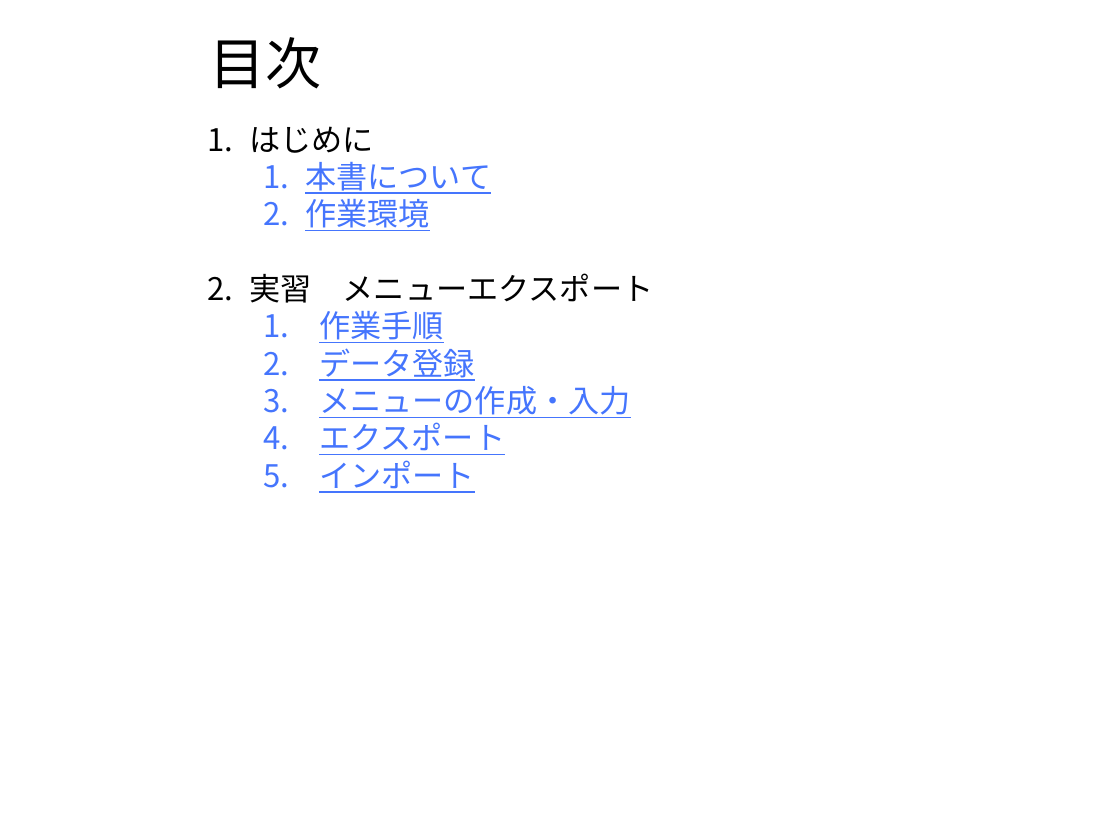
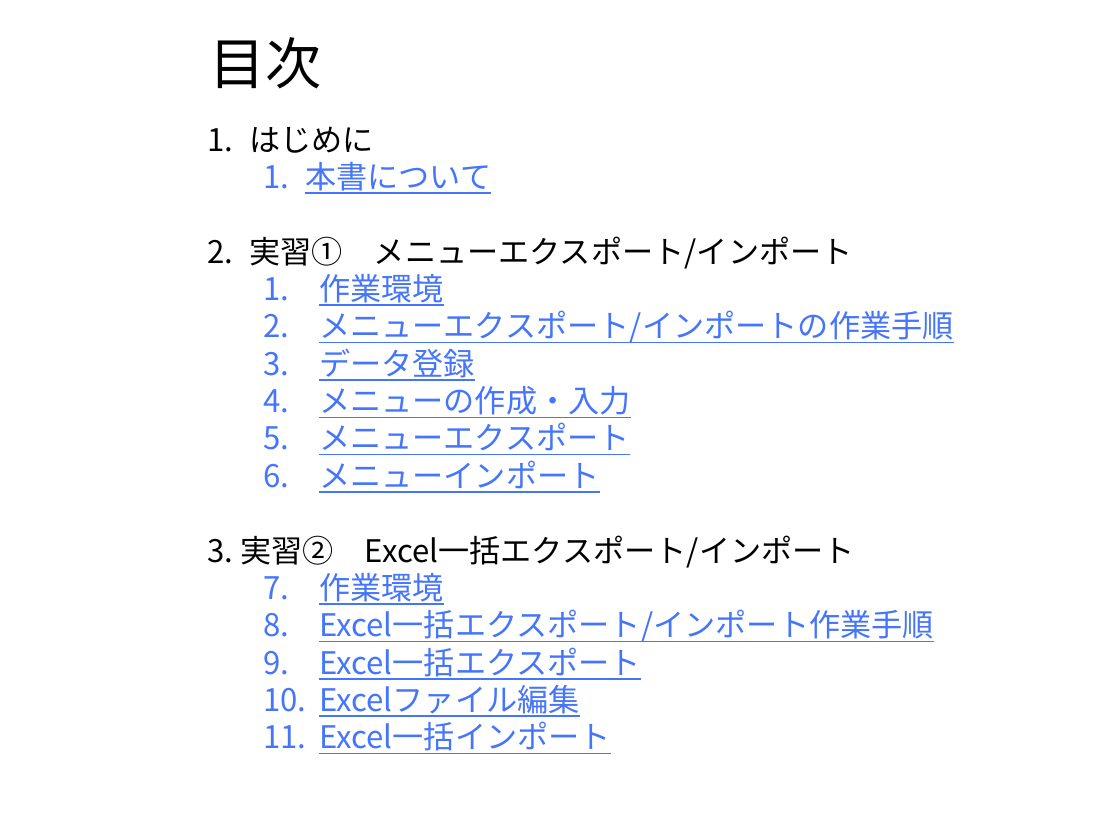
Before and after one commit to exastro-suite/it-automation-docs, a slide deck: slide 2 of asset/Learn_ja/ITA-export-import_ja_practice.pptx. Drawn at 1120x840 pixels with LibreOffice and Linux fonts; fonts in the diff are those of the drawing; background and template pictures are left out. Boxes give left, top, right and bottom in pixels: in the first picture for what was removed or moved away, otherwise in the second. Text is boxed around its words. In the diff, an @@ line names an element or a change of style, - is before the commit and + after.

```diff
--- a/asset/Learn_ja/ITA-export-import_ja_practice.pptx
+++ b/asset/Learn_ja/ITA-export-import_ja_practice.pptx
@@ text at (x1=249, y1=236, x2=853, y2=269): paragraph added @@
+2. 実習① メニューエクスポート/インポート
@@ text at (x1=319, y1=274, x2=444, y2=306): indent changed @@
@@ text at (x1=319, y1=310, x2=954, y2=343): text changed; text colour #000000 to #4575FD @@
-2. 実習 メニューエクスポート
-  1. 作業手順
+  2. メニューエクスポート/インポートの作業手順
@@ text at (x1=207, y1=422, x2=934, y2=754): text changed @@
-  4. エクスポート
-  5. インポート
+  5. メニューエクスポート
+  6. メニューインポート
+3. 実習② Excel一括エクスポート/インポート
+  1. 作業環境
+  2. Excel一括エクスポート/インポート作業手順
+  3. Excel一括エクスポート
+  4. Excelファイル編集
+  5. Excel一括インポート
```
Also in this commit, not shown: 15 other slides changed, 12 slides added, 4 other files.
